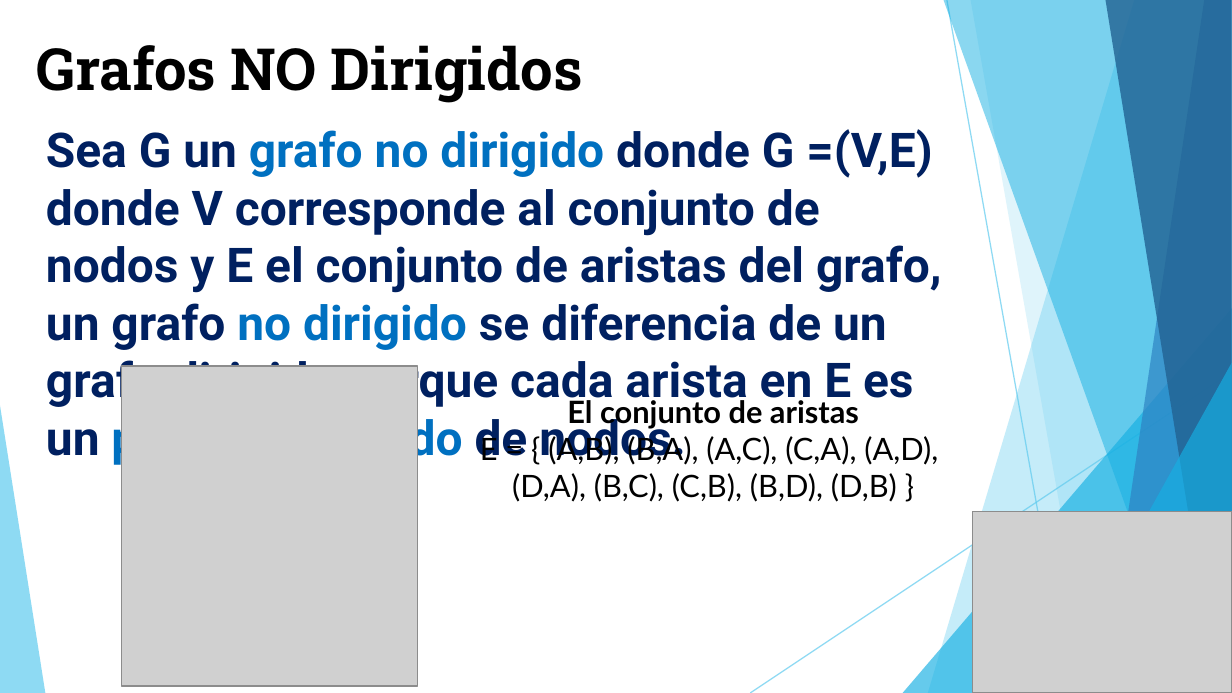
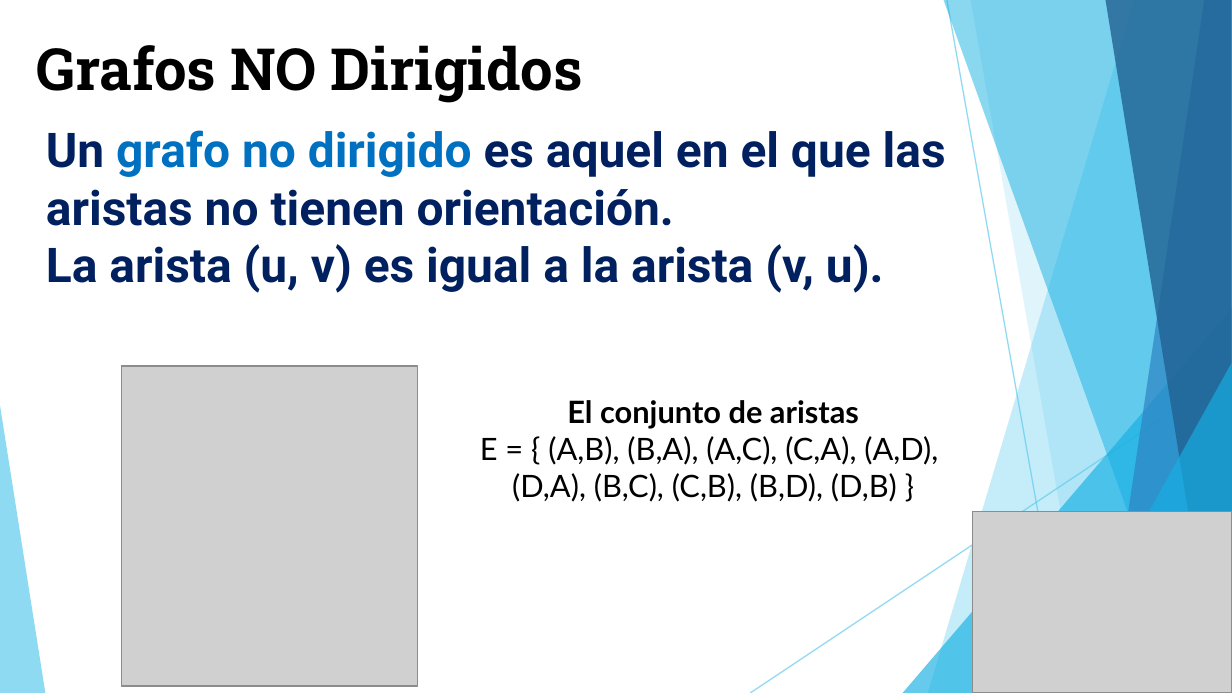
Before and after one commit to Yefri97/Introduction-to-Graph-Theory, a slide deck: slide 6 of PRESENTACIÓN TALLER GRAFOS.pptx (slide 7 before the commit). Drawn at 1232x693 pixels with LibreOffice and Linux fonts; fonts in the diff are those of the drawing; grey boxes stand for pictures. Boxes give left, top, right and bottom in pixels: in the first picture for what was removed or moved away, otherwise in the second. Text is boxed around its words. In the diff, an @@ line names an element or a change of style, - is before the commit and + after.

```diff
--- a/PRESENTACIÓN TALLER GRAFOS.pptx
+++ b/PRESENTACIÓN TALLER GRAFOS.pptx
@@ text at bbox=[46, 130, 946, 293]: text changed @@
-Sea G un grafo no dirigido donde G =(V,E) donde V corresponde al conjunto de nodos y E el conjunto de aristas del grafo, un grafo no dirigido se diferencia de un grafo dirigido porque cada arista en E es un par no ordenado de nodos.
+Un grafo no dirigido es aquel en el que las aristas no tienen orientación.
+La arista (u, v) es igual a la arista (v, u).
```
Also in this commit, not shown: 3 other slides changed, 2 slides added, 1 slide removed.
